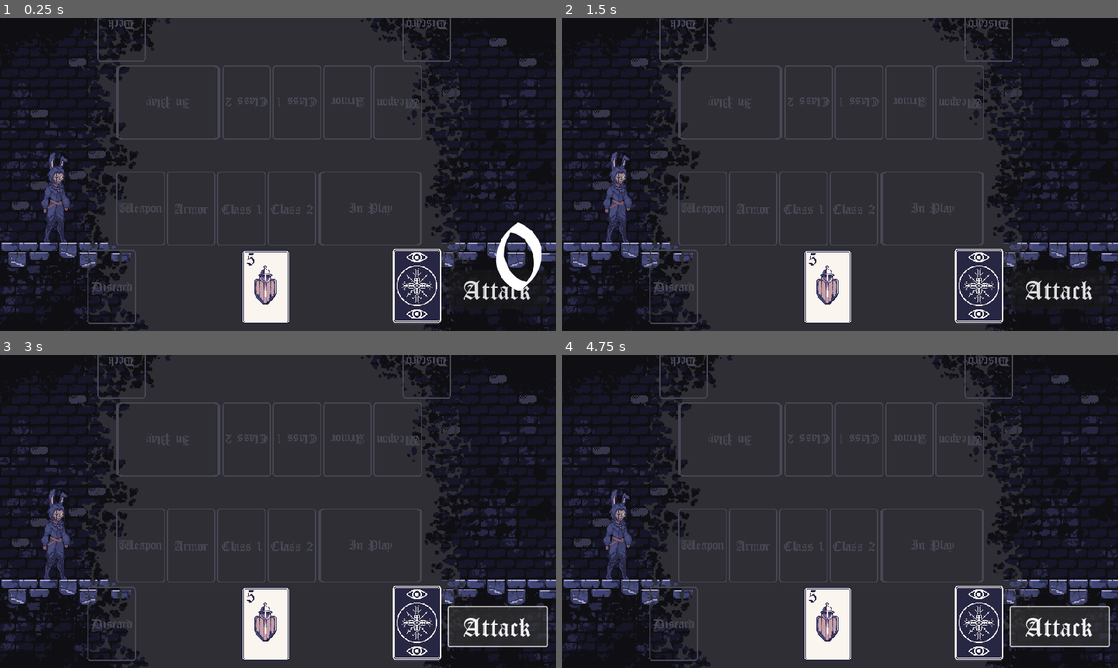
Above: before the commit, frames 1-4 (two rows, left to right).
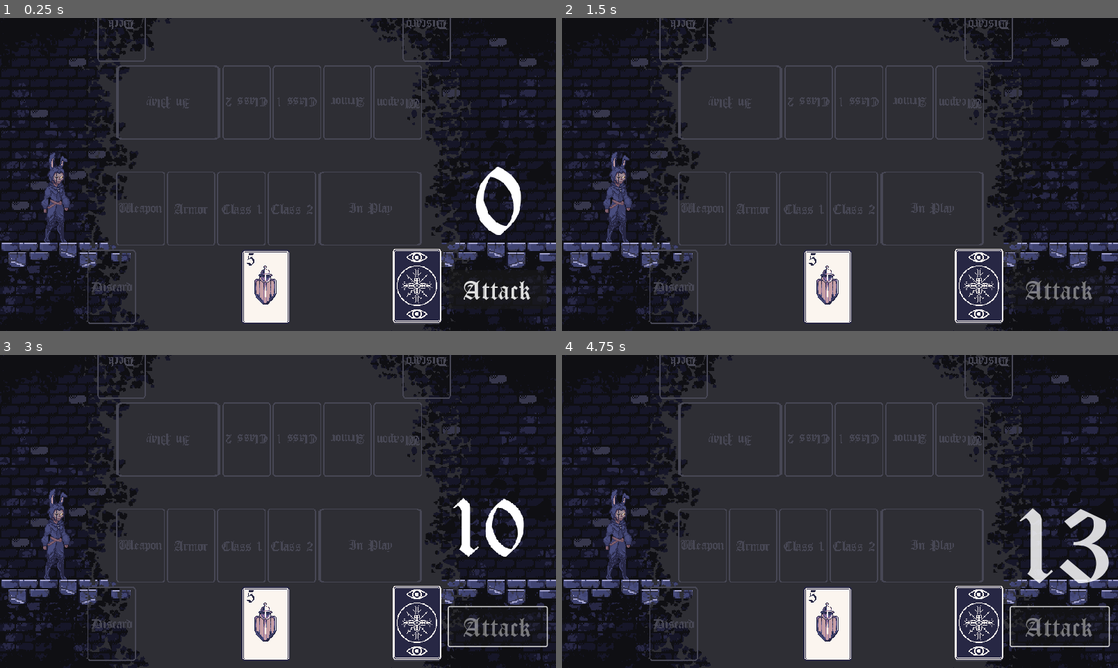
Above: after the commit, the same moments.

Repository: grahamcr4cker/PracticeCards
Game: Godot game, scene res://combat_dungeon.tscn
The game is run twice, just before and just after one commit, with the same random seed, the same clock (stepped at 60 frames per second) and the same inputs.
Inputs (mouse positions are in pixels of both pictures, inside the frame that each line leads up to):
- Up to frame 1 (0.25 s): no input
- Up to frame 2 (1.5 s): click "Attack" at 0.5 s; click (979, 287) at 1.25 s
- Up to frame 3 (3 s): click (417, 624) at 2 s; click "Attack" at 2.75 s
- Up to frame 4 (4.75 s): click (979, 624) at 3.5 s; click "Attack" at 4.25 s

The runs differ from the first frame. In frame 1, 1.4% of the frame differs, in the area x 85-98%, y 47-88%; in frame 2, 0.3%; in frame 3, 1.2%; in frame 4, 1.7%, in the area x 82-99%, y 48-91%.
Error before the commit: Invalid access to property or key 'label' on a base object of type 'PackedScene'. (res://player.gd:33)

Commit message:
fixed bug roll

Diff:
--- a/combat_dungeon.tscn
+++ b/combat_dungeon.tscn
@@ -136,8 +136,8 @@
 anchors_preset = -1
 anchor_left = 0.253
 anchor_top = 0.744
-anchor_right = 0.7
-anchor_bottom = 0.972
+anchor_right = 0.253
+anchor_bottom = 0.744
 offset_left = 239.0
 offset_top = 402.0
 offset_right = 242.88
@@ -158,6 +158,6 @@
 text = "Attack"
 
 [node name="Roll Result Indicator" parent="." instance=ExtResource("7_g8lkh")]
-position = Vector2(790, 276)
+position = Vector2(755, 180)
 
 [connection signal="pressed" from="Attack Button" to="Player" method="_on_attack_button_pressed"]
--- a/player.gd
+++ b/player.gd
@@ -1,13 +1,14 @@
 extends CharacterBody2D
 
 @onready var animation = $AnimationPlayer
+@onready var roll_indicator = $"../Roll Result Indicator" # No need to preload this, it's already a child in the same scene, we can access it directly
+@onready var attack_button = $"../Attack Button"
 var total_health = "res://Class.gd.Priest.total_health"
 var mastery_bonus = 3
-const roll_indicator = preload("res://roll_result_indicator.tscn")
 
 
 func updateAnimation():
-		animation.play("idle")
+	animation.play("idle")
 
 func _physics_process(_delta):
 	move_and_slide()
@@ -16,8 +17,11 @@
 
 func _on_attack_button_pressed():
 	var result = randi_range(1,10) + mastery_bonus
-	print(result)
-	spawn_roll_indicator(result) #doesn't work, causes crash
+	spawn_roll_indicator(result)
+	# This disables the attack button while the animation is playing
+	attack_button.disabled = true
+	await get_tree().create_timer(1.0).timeout
+	attack_button.disabled = false
 
 
 func spawn_effect(EFFECT: PackedScene, effect_position: Vector2 = global_position):
@@ -28,6 +32,6 @@
 		return effect
 
 func spawn_roll_indicator(roll: int):
-	var indicator = roll_indicator
-	if indicator:
-		indicator.label.text = str(roll) #think crash is caused by this. Invalid get index 'label' (on base:PackedScene')
+	if roll_indicator:
+		roll_indicator.get_node("Label").text = str(roll)
+		roll_indicator.get_node("AnimationPlayer").play("show_result")
--- a/roll_result_indicator.tscn
+++ b/roll_result_indicator.tscn
@@ -1,13 +1,40 @@
-[gd_scene load_steps=6 format=3 uid="uid://bk6oa0oag1iqk"]
+[gd_scene load_steps=6 format=3 uid="uid://v2msqv3t8ntg"]
 
 [ext_resource type="Script" path="res://Roll Result Indicator.gd" id="1_2cwkx"]
 [ext_resource type="FontFile" uid="uid://diqt2vii6tchx" path="res://assets/Fonts/CloisterBlack.ttf" id="2_mbvdg"]
+
+[sub_resource type="Animation" id="Animation_5au47"]
+length = 0.001
+tracks/0/type = "value"
+tracks/0/imported = false
+tracks/0/enabled = true
+tracks/0/path = NodePath("Label:scale")
+tracks/0/interp = 1
+tracks/0/loop_wrap = true
+tracks/0/keys = {
+"times": PackedFloat32Array(0),
+"transitions": PackedFloat32Array(1),
+"update": 0,
+"values": [Vector2(0.5, 0.5)]
+}
+tracks/1/type = "value"
+tracks/1/imported = false
+tracks/1/enabled = true
+tracks/1/path = NodePath("Label:modulate")
+tracks/1/interp = 1
+tracks/1/loop_wrap = true
+tracks/1/keys = {
+"times": PackedFloat32Array(0),
+"transitions": PackedFloat32Array(1),
+"update": 0,
+"values": [Color(1, 1, 1, 1)]
+}
 
 [sub_resource type="Animation" id="Animation_xtg6v"]
 resource_name = "show_result"
 tracks/0/type = "method"
 tracks/0/imported = false
-tracks/0/enabled = true
+tracks/0/enabled = false
 tracks/0/path = NodePath(".")
 tracks/0/interp = 1
 tracks/0/loop_wrap = true
@@ -44,33 +71,6 @@
 "values": [Color(1, 1, 1, 1), Color(1, 1, 1, 1), Color(1, 1, 1, 0)]
 }
 
-[sub_resource type="Animation" id="Animation_5au47"]
-length = 0.001
-tracks/0/type = "value"
-tracks/0/imported = false
-tracks/0/enabled = true
-tracks/0/path = NodePath("Label:scale")
-tracks/0/interp = 1
-tracks/0/loop_wrap = true
-tracks/0/keys = {
-"times": PackedFloat32Array(0),
-"transitions": PackedFloat32Array(1),
-"update": 0,
-"values": [Vector2(0.5, 0.5)]
-}
-tracks/1/type = "value"
-tracks/1/imported = false
-tracks/1/enabled = true
-tracks/1/path = NodePath("Label:modulate")
-tracks/1/interp = 1
-tracks/1/loop_wrap = true
-tracks/1/keys = {
-"times": PackedFloat32Array(0),
-"transitions": PackedFloat32Array(1),
-"update": 0,
-"values": [Color(1, 1, 1, 1)]
-}
-
 [sub_resource type="AnimationLibrary" id="AnimationLibrary_5dyyc"]
 _data = {
 "RESET": SubResource("Animation_5au47"),
Not shown: 1 places in combat_dungeon.tscn that only renumber resources
